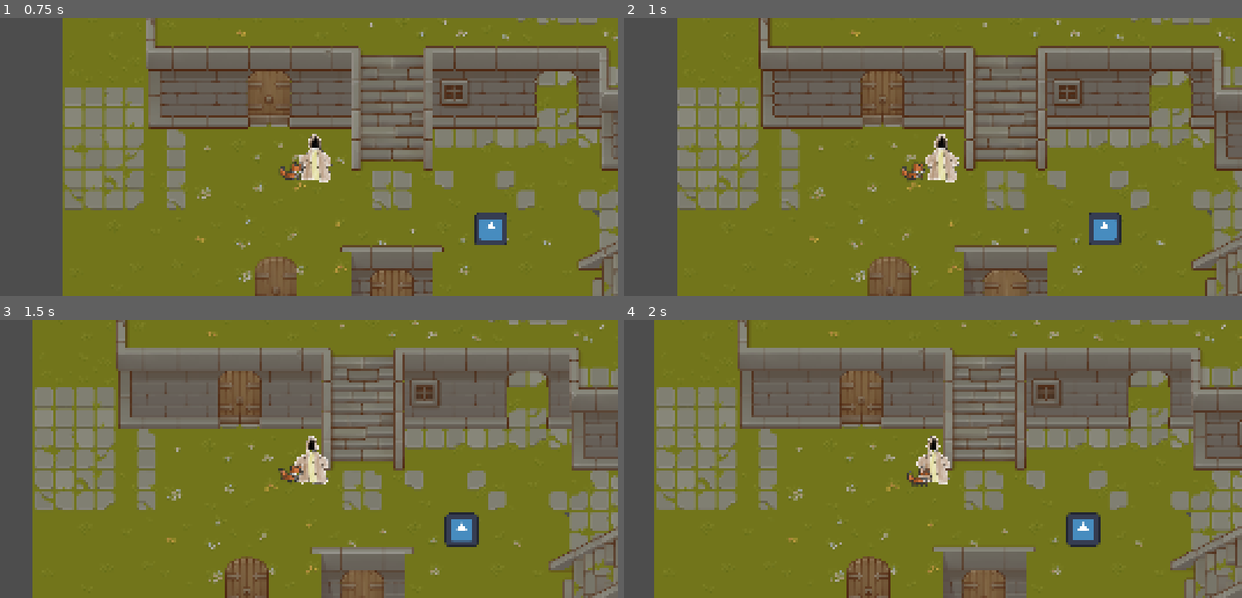
Above: before the commit, frames 1-4 (two rows, left to right).
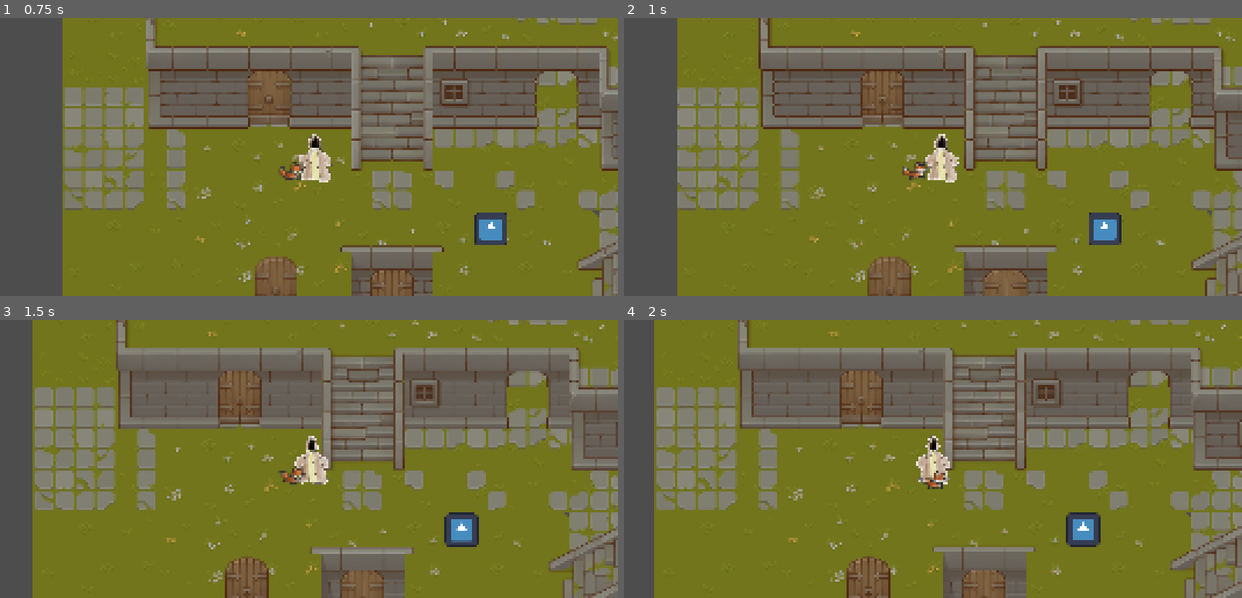
Above: after the commit, the same moments.

Repository: Davinca123/Everbond
Game: Godot game, scene res://scenes/world/world.tscn
Two runs of this game, one before a commit and one after it. Both use one fixed random seed, a clock stepped at 60 frames per second and the inputs below. The engine's default icon, where the game draws it, is replaced by a stand-in: a white triangle on a blue panel in a dark square.
Inputs (mouse positions are in pixels of both pictures, inside the frame that each line leads up to):
- Up to frame 1 (0.75 s): move the mouse to (444, 143) at 0.52 s; hold Right (ui_right) from 0.53 s (still down); click (444, 143) at 0.67 s
- Up to frame 2 (1 s): keep holding Right (ui_right)
- Up to frame 3 (1.5 s): release Right (ui_right) at 1.25 s; drag from (185, 472) to (469, 531) at 1.27 s
- Up to frame 4 (2 s): no input

Frame 1 is identical in both runs. In frame 2, 0.2% of the frame differs, in the area x 45-50%, y 51-59%; in frame 3, 0.2%; in frame 4, 0.3%, in the area x 45-53%, y 52-61%.

Commit message:
Send the companion to a location by tapping the screen
- ScreenUI detects taps anywhere on the screen, the joystick side
  included: a touch shorter than 0.3 s that moves less than 20 px. On the
  left half the same touch still starts the joystick, but a quick release
  counts as a tap. A left mouse click also works, for PC testing.
- Touches that press an on-screen button or that the dialogue handles are
  not taps.
- Taps go out on SignalBus.screen_tapped. World converts the screen
  position to world coordinates and calls companion.send_to_position().
- test/tap_test.tscn sends real touch events through the input pipeline
  and checks: right and left taps, returning to follow, joystick drag,
  long press, tapping with a second finger while moving, the interaction
  button and dialogue, and giving up on an unreachable target.

Co-Authored-By: Claude Opus 5.5 <noreply@anthropic.com>

Diff:
--- a/scenes/ui/screen_ui.gd
+++ b/scenes/ui/screen_ui.gd
@@ -1 +1,60 @@
 extends CanvasLayer
+
+# --- KOPPINTÁS FELISMERÉS ---
+# Rövid, szinte mozdulatlan érintés = koppintás (pl. a lény elküldése egy pontra).
+# A képernyő bal oldalán is működik: ott ugyanaz az érintés a joysticket is elindítja,
+# de ha gyorsan elengedjük és alig mozdult, koppintásnak számít.
+# A dialógus által lekezelt érintések (_unhandled_input) és a képernyő gombjait
+# (TouchScreenButton) megnyomó érintések nem számítanak koppintásnak.
+
+## Ennél tovább tartó érintés már nem koppintás (mp)
+const TAP_MAX_DURATION: float = 0.3
+## Ennél többet mozduló érintés már nem koppintás (képernyő pixel)
+const TAP_MAX_DISTANCE: float = 20.0
+
+# Érintésenként (ujjanként): { "position": Vector2, "time": int (ms), "moved": bool }
+var touches: Dictionary = {}
+# Melyik képkockában nyomtak meg utoljára egy képernyő gombot
+var button_pressed_frame: int = -1
+
+func _ready() -> void:
+	# A TouchScreenButton nem jelöli lekezeltnek az érintést, ezért a gombok saját
+	# pressed szignáljával jegyezzük meg, hogy ezt az érintést egy gomb kapta el.
+	# (Hely alapján nem lehet nézni: pl. az interakció gomb a megnyomáskor el is tűnik.)
+	for button in find_children("*", "TouchScreenButton", true, false):
+		button.pressed.connect(func(): button_pressed_frame = Engine.get_process_frames())
+
+func _unhandled_input(event: InputEvent) -> void:
+	if event is InputEventScreenTouch:
+		if event.pressed:
+			if not _is_button_press():
+				touches[event.index] = { "position": event.position, "time": Time.get_ticks_msec(), "moved": false }
+		elif touches.has(event.index):
+			_try_tap(touches[event.index], event.position)
+			touches.erase(event.index)
+
+	elif event is InputEventScreenDrag and touches.has(event.index):
+		if event.position.distance_to(touches[event.index].position) > TAP_MAX_DISTANCE:
+			touches[event.index].moved = true
+
+	# Egérkattintás PC-s teszteléshez (az érintésből emulált egéreseményt kihagyjuk,
+	# különben mobilon minden koppintás kétszer számítana)
+	elif event is InputEventMouseButton and event.button_index == MOUSE_BUTTON_LEFT \
+			and event.device != InputEvent.DEVICE_ID_EMULATION:
+		if event.pressed:
+			touches[-1] = { "position": event.position, "time": Time.get_ticks_msec(), "moved": false }
+		elif not event.pressed and touches.has(-1):
+			_try_tap(touches[-1], event.position)
+			touches.erase(-1)
+
+func _try_tap(touch: Dictionary, release_position: Vector2) -> void:
+	var duration: float = (Time.get_ticks_msec() - touch.time) / 1000.0
+	if touch.moved or duration > TAP_MAX_DURATION:
+		return
+	if release_position.distance_to(touch.position) > TAP_MAX_DISTANCE:
+		return
+	SignalBus.screen_tapped.emit(touch.position)
+
+# Ugyanebben a képkockában egy gomb kapta el az érintést (a gombok _input-ja előbb fut)
+func _is_button_press() -> bool:
+	return button_pressed_frame == Engine.get_process_frames()
--- a/scenes/world/world.gd
+++ b/scenes/world/world.gd
@@ -1,11 +1,20 @@
 extends Node2D
 
 @onready var player = $YSort_Entities/Player
+@onready var companion = $YSort_Entities/Companion
 
 func _ready() -> void:
+	# Koppintásra a lény odamegy, ahová koppintottunk
+	SignalBus.screen_tapped.connect(_on_screen_tapped)
+
 	# Megnézzük, hogy egy házból jöttünk-e épp vissza
 	if GameManager.coming_back_from_interior:
 		# Ha igen, a Player-t pontosan a megmentett ajtó-pozícióra rakjuk!
 		player.global_position = GameManager.world_spawn_position
 		# Reseteljük a kapcsolót a következő házig
 		GameManager.coming_back_from_interior = false
+
+# A képernyő pontot a kamera alapján világ koordinátává alakítjuk
+func _on_screen_tapped(screen_position: Vector2) -> void:
+	var world_position: Vector2 = get_viewport().get_canvas_transform().affine_inverse() * screen_position
+	companion.send_to_position(world_position)
--- a/scripts/global/signal_bus.gd
+++ b/scripts/global/signal_bus.gd
@@ -7,6 +7,8 @@
 # --- IRÁNYÍTÁS JELZÉSEK ---
 signal joystick_moved(direction: Vector2)
 signal interaction_pressed
+# Rövid koppintás a képernyőn (képernyő koordinátában), pl. a lény elküldéséhez
+signal screen_tapped(screen_position: Vector2)
 
 # Ez a két szignál kezeli az UI gomb megjelenítését és elrejtését
 signal show_interaction_button(interaction_type: String)
--- /dev/null
+++ b/test/tap_test.gd
@@ -0,0 +1,193 @@
+extends Node
+# Teszt a koppintásos lény-küldéshez. Valódi érintés eseményeket küld a Godot
+# bemeneti láncán át (Input.parse_input_event), így a joystick, a gombok és a
+# dialógus is ugyanúgy látják, mint a telefonon. Minden eset végén PASS/FAIL.
+#
+# Futtatás (a projekt mappájából), kisebb ablakkal, hogy a nyújtás (stretch) is tesztelve legyen:
+#   godot --path . --resolution 1200x540 res://test/tap_test.tscn
+# Kijelző nélkül: xvfb-run -a ... --rendering-method gl_compatibility --rendering-driver opengl3
+# OUT=<mappa>: minden eset végén képernyőkép
+
+var world; var player; var comp; var pfeet; var cfeet
+var taps: int = 0
+var failures: int = 0
+var out = OS.get_environment("OUT")
+
+func _ready():
+	world = load("res://scenes/world/world.tscn").instantiate()
+	add_child(world)
+	if out != "":
+		var ov = preload("res://test/overlay.gd").new(); ov.world = world; ov.z_index = 100
+		world.add_child(ov)
+	player = world.get_node("YSort_Entities/Player"); comp = world.get_node("YSort_Entities/Companion")
+	pfeet = player.get_node("CollisionShape2D"); cfeet = comp.get_node("CollisionShape2D")
+	SignalBus.screen_tapped.connect(func(_p): taps += 1)
+	await run()
+	print("DONE: %d failure(s)" % failures)
+	get_tree().quit(1 if failures else 0)
+
+# --- segédek ---
+
+func frames(n: int) -> void:
+	for i in n: await get_tree().physics_frame
+
+func seconds(t: float) -> void:
+	await get_tree().create_timer(t, true, true).timeout
+
+# Világ pont -> ablak pixel (a kamera és az ablak nyújtása szerint), ide "koppint" az ujj
+func to_window(world_pos: Vector2) -> Vector2:
+	var viewport_pos: Vector2 = get_viewport().get_canvas_transform() * world_pos
+	return viewport_pos * Vector2(get_window().size) / get_viewport().get_visible_rect().size
+
+func viewport_to_window(viewport_pos: Vector2) -> Vector2:
+	return viewport_pos * Vector2(get_window().size) / get_viewport().get_visible_rect().size
+
+func touch(index: int, window_pos: Vector2, pressed: bool) -> void:
+	var e := InputEventScreenTouch.new()
+	e.index = index; e.position = window_pos; e.pressed = pressed
+	Input.parse_input_event(e)
+
+func drag(index: int, window_pos: Vector2, relative: Vector2) -> void:
+	var e := InputEventScreenDrag.new()
+	e.index = index; e.position = window_pos; e.relative = relative
+	Input.parse_input_event(e)
+
+func tap(window_pos: Vector2, index: int = 0) -> void:
+	touch(index, window_pos, true)
+	await frames(3)
+	touch(index, window_pos, false)
+	await frames(2)
+
+func check(name: String, ok: bool, detail: String = "") -> void:
+	print("%s %s %s" % ["PASS" if ok else "FAIL", name, detail])
+	if not ok: failures += 1
+	if out != "":
+		await RenderingServer.frame_post_draw
+		get_viewport().get_texture().get_image().save_png("%s/%s.png" % [out, name])
+
+func wait_until_idle(timeout: float) -> void:
+	var t := 0.0
+	while comp.current_state != comp.State.IDLE and t < timeout:
+		await get_tree().physics_frame
+		t += get_physics_process_delta_time()
+
+func settle() -> void:
+	# A kamera simítása miatt várunk, amíg a kép megáll
+	await seconds(1.5)
+
+# --- esetek ---
+
+func run() -> void:
+	await seconds(0.5)
+	await settle()
+	var half_width: float = get_viewport().get_visible_rect().size.x / 2.0
+
+	# 1. Koppintás a képernyő jobb oldalán: a lény a koppintott világ pontra megy
+	var target: Vector2 = pfeet.global_position + Vector2(350, 60)
+	var tp: Vector2 = to_window(target)
+	await tap(tp)
+	await wait_until_idle(5.0)
+	await check("right_tap", taps == 1 and comp.click_target_pos.distance_to(target) < 2.0 \
+			and cfeet.global_position.distance_to(target) < 10.0,
+			"taps=%d target=%s sent=%s comp=%s" % [taps, target.round(), comp.click_target_pos.round(), cfeet.global_position.round()])
+
+	# 2. Vár, majd visszamegy a hőshöz
+	await seconds(2.3)
+	await check("returns_to_follow", comp.current_state == comp.State.FOLLOW, "state=%d" % comp.current_state)
+	await seconds(2.0)
+
+	# 3. Koppintás a képernyő BAL oldalán (joystick terület): a lény odamegy, a hős alig mozdul
+	await settle()
+	taps = 0
+	target = pfeet.global_position + Vector2(-300, 80)
+	tp = to_window(target)
+	var player_before: Vector2 = pfeet.global_position
+	var on_left: bool = get_viewport().get_canvas_transform() * target < Vector2(half_width, INF)
+	await tap(tp)
+	await wait_until_idle(5.0)
+	await check("left_tap", on_left and taps == 1 and comp.click_target_pos.distance_to(target) < 2.0 \
+			and cfeet.global_position.distance_to(target) < 10.0 and pfeet.global_position.distance_to(player_before) < 5.0,
+			"left=%s taps=%d target=%s comp=%s player_moved=%.1f" % [on_left, taps, target.round(),
+			cfeet.global_position.round(), pfeet.global_position.distance_to(player_before)])
+	await seconds(4.5)
+
+	# 4. Joystick húzás a bal oldalon: a hős megy, ez NEM koppintás
+	taps = 0
+	player_before = pfeet.global_position
+	var start: Vector2 = viewport_to_window(Vector2(400, 700))
+	touch(0, start, true)
+	for i in 10:
+		await frames(1)
+		drag(0, start + Vector2(8 * (i + 1), 0), Vector2(8, 0))
+	await seconds(1.0)
+	touch(0, start + Vector2(80, 0), false)
+	await frames(5)
+	var moved: float = pfeet.global_position.x - player_before.x
+	await check("joystick_drag_not_tap", taps == 0 and moved > 100.0 and comp.current_state == comp.State.FOLLOW,
+			"taps=%d player_moved_x=%.0f state=%d" % [taps, moved, comp.current_state])
+
+	# 5. Hosszú, mozdulatlan nyomás: nem koppintás
+	taps = 0
+	touch(0, viewport_to_window(Vector2(400, 700)), true)
+	await seconds(0.6)
+	touch(0, viewport_to_window(Vector2(400, 700)), false)
+	await frames(5)
+	await check("long_press_not_tap", taps == 0, "taps=%d" % taps)
+
+	# 6. Több ujj: bal ujj a joysticken (a hős megy), közben a jobb oldalon koppintunk
+	taps = 0
+	player_before = pfeet.global_position
+	touch(0, start, true)
+	for i in 10:
+		await frames(1)
+		drag(0, start + Vector2(0, 8 * (i + 1)), Vector2(0, 8))
+	await seconds(0.3)
+	await tap(viewport_to_window(Vector2(1900, 500)), 1)
+	await seconds(0.5)
+	var still_moving: bool = player.velocity.length() > 100.0
+	touch(0, start + Vector2(0, 80), false)
+	await frames(5)
+	await check("multitouch_tap_while_moving", taps == 1 and comp.current_state != comp.State.FOLLOW and still_moving,
+			"taps=%d state=%d player_moving=%s" % [taps, comp.current_state, still_moving])
+	await seconds(4.5)
+
+	# 7. Az interakció gomb megnyomása nem küldi el a lényt, és a dialógus alatti koppintások sem
+	var npc = world.get_node("YSort_Entities/Npc")
+	player.global_position = npc.global_position + Vector2(-120, -60)
+	await seconds(0.5)
+	var button = world.get_node("ScreenUI/InteractionButtonAnchor/InteractionButton")
+	var button_center: Vector2 = button.get_global_transform_with_canvas() * (button.texture_normal.get_size() / 2.0)
+	taps = 0
+	var dialogue := { "started": false, "finished": false }
+	SignalBus.dialogue_started.connect(func(_s, _l): dialogue.started = true)
+	SignalBus.dialogue_finished.connect(func(): dialogue.finished = true)
+	var button_visible: bool = button.visible
+	await tap(viewport_to_window(button_center))
+	await frames(5)
+	# A dialógust végig koppintjuk; ezek a koppintások a dialógusé, nem a lényé
+	var dialogue_taps: int = 0
+	while dialogue.started and not dialogue.finished and dialogue_taps < 15:
+		await tap(viewport_to_window(Vector2(1800, 300)))
+		await seconds(0.2)
+		dialogue_taps += 1
+	await check("button_and_dialogue_not_tap", button_visible and dialogue.started and dialogue.finished \
+			and taps == 0 and comp.current_state == comp.State.FOLLOW,
+			"button_visible=%s dialogue=%s/%s dialogue_taps=%d taps=%d state=%d" % [button_visible,
+			dialogue.started, dialogue.finished, dialogue_taps, taps, comp.current_state])
+
+	# 8. Navigációs háló nélkül (pl. belső tér) a lény egyenesen megy; ha falba ütközik,
+	# nem ragad be örökre, hanem feladja és visszamegy a hőshöz
+	await seconds(2.0)
+	for region in world.find_children("*", "NavigationRegion2D", true, false):
+		region.enabled = false
+	await frames(5)
+	await settle()
+	target = cfeet.global_position + Vector2(0, -500) # egyenesen észak felé, a fal túloldalára
+	await tap(to_window(target))
+	await wait_until_idle(5.0)
+	var gave_up: bool = comp.current_state == comp.State.IDLE and cfeet.global_position.distance_to(target) > 100.0
+	await seconds(2.3)
+	await check("stuck_gives_up_and_returns", gave_up and comp.current_state == comp.State.FOLLOW,
+			"gave_up=%s comp=%s target=%s state=%d" % [gave_up, cfeet.global_position.round(), target.round(), comp.current_state])
+	for region in world.find_children("*", "NavigationRegion2D", true, false):
+		region.enabled = true
--- /dev/null
+++ b/test/tap_test.tscn
@@ -0,0 +1,6 @@
+[gd_scene format=3]
+
+[ext_resource type="Script" path="res://test/tap_test.gd" id="1"]
+
+[node name="TapTest" type="Node"]
+script = ExtResource("1")
Not shown, added: test/tap_test.gd.uid
